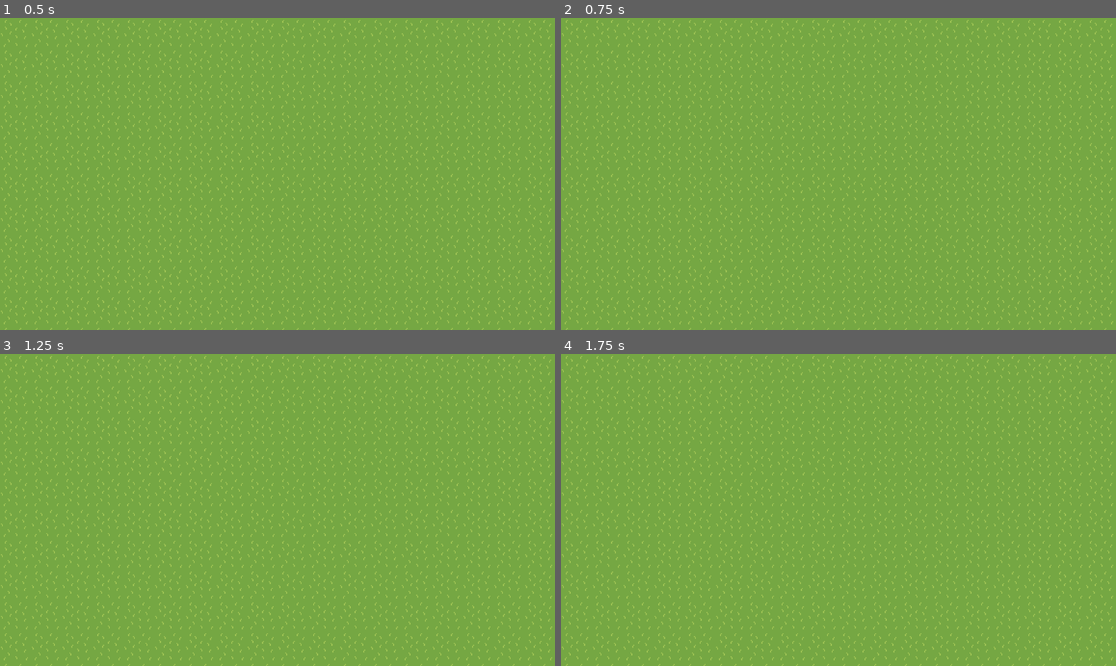
Above: before the commit, frames 1-4 (two rows, left to right).
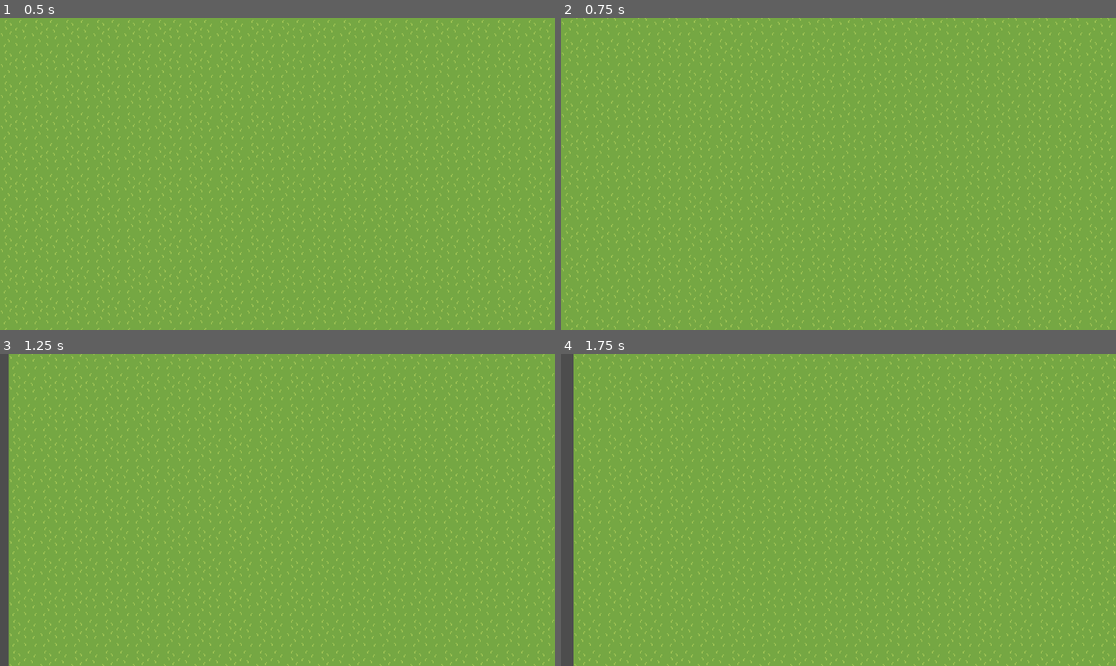
Above: after the commit, the same moments.

Repository: Open-Source-Software-Development/Cardtorium
Game: Godot game, scene res://Scenes/local_multiplayer.tscn
The game is run twice, just before and just after one commit, with the same random seed, the same clock (stepped at 60 frames per second) and the same inputs. The project has no main scene, so this scene is started directly.
Inputs (mouse positions are in pixels of both pictures, inside the frame that each line leads up to):
- Up to frame 1 (0.5 s): no input
- Up to frame 2 (0.75 s): tap Enter at 0.5 s; move the mouse to (960, 158) at 0.52 s; hold S (camera_down, bound only after the commit) from 0.53 s (still down); click (960, 158) at 0.67 s
- Up to frame 3 (1.25 s): keep holding S (camera_down, bound only after the commit); tap A (camera_left, bound only after the commit) at 0.8 s
- Up to frame 4 (1.75 s): move the mouse to (727, 525) at 1.27 s; release S (camera_down, bound only after the commit) at 1.28 s; tap A (camera_left, bound only after the commit) at 1.35 s; click (727, 525) at 1.42 s; tap D (camera_right, bound only after the commit) at 1.55 s

Frame 1 is identical in both runs. In frame 2, 8.2% of the frame differs, in the area x 0-100%, y 0-100%; in frame 3, 9.9%; in frame 4, 11%.

Commit message:
refactor: Finished repo setup
Skeleton code (i.e., empty functions and signals) added in order to prep for feature branches. This commit should be the last one which goes straight to main.

Diff:
--- a/Classes/board.gd
+++ b/Classes/board.gd
@@ -18,6 +18,9 @@
 ## claimed by player with that local id.
 var territory: Array = []
 
+## 2D array which stores card locations.
+var units: Array = []
+
 ## The number of players
 var players: int
 
@@ -27,20 +30,29 @@
 ## The number of turns taken in the game
 var turns: int
 
-## Array which stores the position of units.
-var units: Array = []
-
 ## Array which stores the position of buildings.
 var buildings: Array = []
 
 ## The size of the board (in tiles) encoded as a vector
 var SIZE: Vector2i
 
-## Allocates memory for a game with wid by height tiles
+## Allocates memory to set up an empty board with wid x height tiles.
 func setup(wid: int, height: int):
+    # Allocates memeory for the tiles.
     self.SIZE = Vector2i(wid, height)
     tiles.resize(wid)
+    territory.resize(wid)
+    units.resize(wid)
     for x in range(wid):
+        # Sets the tiles
         tiles[x] = []
         tiles[x].resize(height)
         tiles[x].fill(Terrain.GRASS)
+        # Sets the territory
+        territory[x] = []
+        territory[x].resize(height)
+        territory[x].fill(-1)
+        # Sets the units array
+        units[x] = []
+        units[x].resize(height)
+        units[x].fill(null)
--- /dev/null
+++ b/Classes/card.gd
@@ -0,0 +1,18 @@
+extends Resource
+
+## Contains the metadata for a card
+class_name Card
+
+## The different types of cards
+enum CardType {TROOP, BUILDING, SPELL}
+
+## The type of card that this object represents.
+var type: CardType
+
+## The attributes of the card.
+var attributes = {}
+
+var attack: int
+var defense: int
+var attack_range: int
+var movement: int
--- a/Classes/game.gd
+++ b/Classes/game.gd
@@ -8,9 +8,10 @@
 ## saving and loading games.
 var board: Board = Board.new()
 
-## Notifies other nodes when a set of terrain tiles is changed
+## Notifies other nodes when a set of terrain tiles is changed.
 signal terrain_updated(changed: Array[Vector2i], terrain: Board.Terrain)
-
+## Emitted when a troop is placed.
+signal troop_placed(position: Vector2i, index: int)
 
 # Called when the node enters the scene tree for the first time.
 func _ready():
@@ -19,3 +20,13 @@
 	var width = 50
 	var height = 50
 	board.setup(width, height)
+
+## Takes a card as input, and places that card at position x, y.
+func place_card(card: Card, x: int, y: int):
+	pass
+
+## Moves a troop from one position to another.
+## WARNING: If the move is invalid, then this function will throw
+## an error.
+func move_troop(from: Vector2i, to: Vector2i):
+	pass
--- /dev/null
+++ b/Classes/troop.gd
@@ -0,0 +1,32 @@
+extends Unit
+
+## Class which represents a troop on the board.
+class_name Troop
+
+var base_defense: int
+var base_movement: int
+var defense: int
+var movement: int
+
+var graph
+
+var has_moved: bool = false
+
+## Builds a graph of the tiles that the unit can move to.
+func build_graph(x: int, y: int, board: Board):
+	pass
+
+
+## After a graph has been built, used to build a path from
+## the troop's starting position to the end position. This
+## is used to animate the troop's movement.
+## WARNING: This will throw an error if no graph is built, or
+## if the values passed do not make sense.
+func find_path(from: Vector2i, to: Vector2i):
+	pass
+
+
+
+## Frees a graph from memory
+func clear_graph():
+	pass
--- /dev/null
+++ b/Classes/unit.gd
@@ -0,0 +1,22 @@
+extends Node
+
+## Represents a single troop on the game board
+class_name Unit
+
+
+## Member variables
+
+## The base health of the unit. Does not change after initialization.
+var base_health: int
+## The base attack of the unit. Does not change after initialization.
+var base_attack: int
+## The default range of the unit.
+var base_rng: int
+## Current health of the unit
+var health: int
+## Current attack of the unit
+var attack: int
+## Current range of the unit
+var rng: int
+## Stores active status effects.
+var effects = []
--- a/Classes/unit_data.gd
+++ /dev/null
@@ -1,21 +0,0 @@
-extends Resource
-
-## Stores data relating to a specific unit on the board
-class_name UnitData
-
-## The base health of the unit. Does not change after initialization.
-var base_health: int
-## The base defense of the unit. Does not change after initialization.
-var base_defence: int
-## The base attack of the unit. Does not change after initialization.
-var base_attack: int
-
-## Position of the unit (in tiles) as a vector
-var position: Vector2i
-
-## Current health of the unit
-var health: int
-## Current defense of the unit
-var defense: int
-## Current attack of the unit
-var attack: int
--- a/Scenes/TerrainRenderer.gd
+++ b/Scenes/TerrainRenderer.gd
@@ -5,33 +5,33 @@
 
 ## Renders the entire board
 func render_all():
-    var notgrass = []
-    notgrass.resize(len(board.Terrain) - 1)
-    for i in range(notgrass.size()):
-        notgrass[i] = []
-    clear()
-    for x in range(board.SIZE.x):
-        for y in range(board.SIZE.y):
-            if board.tiles[x][y] < 0:
-                continue
-            notgrass[board.tiles[x][y]].append(Vector2i(x, y))
-    for i in range(notgrass.size()):
-        set_cells_terrain_connect(0, notgrass[i], 0, i)
+	var notgrass = []
+	notgrass.resize(len(board.Terrain) - 1)
+	for i in range(notgrass.size()):
+		notgrass[i] = []
+	clear()
+	for x in range(board.SIZE.x):
+		for y in range(board.SIZE.y):
+			if board.tiles[x][y] < 0:
+				continue
+			notgrass[board.tiles[x][y]].append(Vector2i(x, y))
+	for i in range(notgrass.size()):
+		set_cells_terrain_connect(0, notgrass[i], 0, i)
 
 
 ## Re-renders a set of tiles
 func render(tiles: Array, terrain: Board.Terrain):
-    # If all tiles are set to the same terrain, no need to loop
-    # or anything
-    if terrain != null:
-        set_cells_terrain_connect(0, tiles, 0, terrain)
-        return
-    # Otherwise we have to do it ourselves
-    var notgrass = []
-    notgrass.resize(len(Board.Terrain))
-    for i in range(notgrass):
-        notgrass[i] = []
-    for tile in tiles:
-        notgrass[board.tiles[tile.x][tile.y]+1].append(tile)
-    for i in range(notgrass.size()):
-        set_cells_terrain_connect(0, notgrass[i], 0, i-1)
+	# If all tiles are set to the same terrain, no need to loop
+	# or anything
+	if terrain != null:
+		set_cells_terrain_connect(0, tiles, 0, terrain)
+		return
+	# Otherwise we have to do it ourselves
+	var notgrass = []
+	notgrass.resize(len(Board.Terrain))
+	for i in range(notgrass):
+		notgrass[i] = []
+	for tile in tiles:
+		notgrass[board.tiles[tile.x][tile.y]+1].append(tile)
+	for i in range(notgrass.size()):
+		set_cells_terrain_connect(0, notgrass[i], 0, i-1)
--- /dev/null
+++ b/Scenes/UI.gd
@@ -0,0 +1,19 @@
+extends Control
+
+
+## The game object to render
+@export var game: Game
+
+## The states which the UI can be in
+enum STATE {UNSELECTED, TILE_SELECT, UNIT_SELECT, CARD_SELECT}
+
+# Handles input
+func _gui_input(event):
+	pass
+
+
+## Given the position of an on-screen click, determines what tile
+## coordinate should be selected. Essentially, converts mouse coords
+## to tile coords.
+func _tile_clicked(click_pos: Vector2) -> Vector2i:
+	return Vector2i.ZERO
--- /dev/null
+++ b/Scenes/camera.gd
@@ -0,0 +1,33 @@
+extends Camera2D
+
+
+# Called when the node enters the scene tree for the first time.
+
+var vel: Vector2 = Vector2.ZERO
+var speed = 300
+
+func _unhandled_key_input(event):
+	# Checks for up-down motion
+	if event.is_action_pressed("camera_up"):
+		vel.y = -speed
+	elif event.is_action_pressed("camera_down"):
+		vel.y = speed
+	if vel.y < 0 and event.is_action_released("camera_up"):
+		vel.y = 0
+	elif vel.y > 0 and event.is_action_released("camera_down"):
+		vel.y = 0
+	# Checks for left-right motion
+	if event.is_action_pressed("camera_left"):
+		vel.x = -speed
+	elif event.is_action_pressed("camera_right"):
+		vel.x = speed
+	if vel.x < 0 and event.is_action_released("camera_left"):
+		vel.x = 0
+	elif vel.x > 0 and event.is_action_released("camera_right"):
+		vel.x = 0
+
+
+
+
+func _physics_process(delta):
+	position += delta * vel
--- a/Scenes/local_multiplayer.tscn
+++ b/Scenes/local_multiplayer.tscn
@@ -7,6 +7,8 @@
 [ext_resource type="Texture2D" uid="uid://deyqxd6p57wac" path="res://Assets/mountain.png" id="3_a8k6f"]
 [ext_resource type="Texture2D" uid="uid://otby6u4c8iit" path="res://Assets/water.png" id="4_erujv"]
 [ext_resource type="Script" path="res://Scenes/TerrainRenderer.gd" id="5_y1y25"]
+[ext_resource type="Script" path="res://Scenes/camera.gd" id="8_ttfsi"]
+[ext_resource type="Script" path="res://Scenes/UI.gd" id="9_skgro"]
 
 [sub_resource type="TileSetAtlasSource" id="TileSetAtlasSource_vd3i8"]
 texture = ExtResource("2_5a3g8")
@@ -1042,4 +1044,19 @@
 layer_0/tile_data = PackedInt32Array(65539, 65536, 0, 65538, 0, 0, 131074, 393216, 2, 131073, 0, 0, 196609, 0, 1, 19661 …(825 unchanged characters)…
 script = ExtResource("5_y1y25")
 
+[node name="Camera2D" type="Camera2D" parent="."]
+position = Vector2(576, 324)
+position_smoothing_enabled = true
+script = ExtResource("8_ttfsi")
+
+[node name="GUI_Renderer" type="CanvasLayer" parent="."]
+
+[node name="UI" type="Control" parent="GUI_Renderer" node_paths=PackedStringArray("game")]
+layout_mode = 3
+anchors_preset = 0
+offset_right = 1150.0
+offset_bottom = 650.0
+script = ExtResource("9_skgro")
+game = NodePath("../../Game")
+
 [connection signal="terrain_updated" from="Game" to="TerrainRenderer" method="render"]
--- a/project.godot
+++ b/project.godot
@@ -13,6 +13,38 @@
 config/name="Deck_Battles"
 config/features=PackedStringArray("4.2", "GL Compatibility")
 
+[input]
+
+camera_left={
+"deadzone": 0.5,
+"events": [Object(InputEventKey,"resource_local_to_scene":false,"resource_name":"","device":-1,"window_id":0,"alt_pressed":false,"shift_pressed":false,"ctrl_pressed":false,"meta_pressed":false,"pressed":false,"keycode":0,"physical_keycode":65,"key_label":0,"unicode":97,"echo":false,"script":null)
+, Object(InputEventKey,"resource_local_to_scene":false,"resource_name":"","device":-1,"window_id":0,"alt_pressed":false,"shift_pressed":false,"ctrl_pressed":false,"meta_pressed":false,"pressed":false,"keycode":0,"physical_keycode":4194319,"key_label":0,"unicode":0,"echo":false,"script":null)
+]
+}
+camera_right={
+"deadzone": 0.5,
+"events": [Object(InputEventKey,"resource_local_to_scene":false,"resource_name":"","device":-1,"window_id":0,"alt_pressed":false,"shift_pressed":false,"ctrl_pressed":false,"meta_pressed":false,"pressed":false,"keycode":0,"physical_keycode":68,"key_label":0,"unicode":100,"echo":false,"script":null)
+, Object(InputEventKey,"resource_local_to_scene":false,"resource_name":"","device":-1,"window_id":0,"alt_pressed":false,"shift_pressed":false,"ctrl_pressed":false,"meta_pressed":false,"pressed":false,"keycode":0,"physical_keycode":4194321,"key_label":0,"unicode":0,"echo":false,"script":null)
+]
+}
+camera_down={
+"deadzone": 0.5,
+"events": [Object(InputEventKey,"resource_local_to_scene":false,"resource_name":"","device":-1,"window_id":0,"alt_pressed":false,"shift_pressed":false,"ctrl_pressed":false,"meta_pressed":false,"pressed":false,"keycode":0,"physical_keycode":83,"key_label":0,"unicode":115,"echo":false,"script":null)
+, Object(InputEventKey,"resource_local_to_scene":false,"resource_name":"","device":-1,"window_id":0,"alt_pressed":false,"shift_pressed":false,"ctrl_pressed":false,"meta_pressed":false,"pressed":false,"keycode":0,"physical_keycode":4194322,"key_label":0,"unicode":0,"echo":false,"script":null)
+]
+}
+camera_up={
+"deadzone": 0.5,
+"events": [Object(InputEventKey,"resource_local_to_scene":false,"resource_name":"","device":-1,"window_id":0,"alt_pressed":false,"shift_pressed":false,"ctrl_pressed":false,"meta_pressed":false,"pressed":false,"keycode":0,"physical_keycode":87,"key_label":0,"unicode":119,"echo":false,"script":null)
+, Object(InputEventKey,"resource_local_to_scene":false,"resource_name":"","device":-1,"window_id":0,"alt_pressed":false,"shift_pressed":false,"ctrl_pressed":false,"meta_pressed":false,"pressed":false,"keycode":0,"physical_keycode":4194320,"key_label":0,"unicode":0,"echo":false,"script":null)
+]
+}
+click={
+"deadzone": 0.5,
+"events": [Object(InputEventMouseButton,"resource_local_to_scene":false,"resource_name":"","device":-1,"window_id":0,"alt_pressed":false,"shift_pressed":false,"ctrl_pressed":false,"meta_pressed":false,"button_mask":0,"position":Vector2(0, 0),"global_position":Vector2(0, 0),"factor":1.0,"button_index":1,"canceled":false,"pressed":false,"double_click":false,"script":null)
+]
+}
+
 [rendering]
 
 textures/canvas_textures/default_texture_filter=0
Not shown: 1 places in Scenes/local_multiplayer.tscn that only renumber resources
Not shown, added: docs/.--Scenes--TerrainRenderer.gd.xml
Not shown, added: docs/.--Scenes--local_multiplayer.gd.xml
